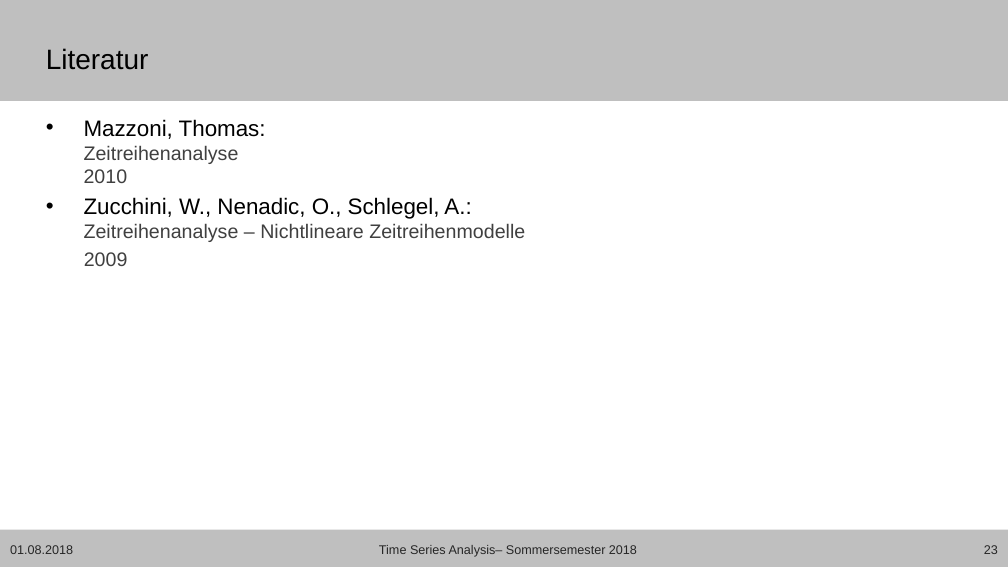
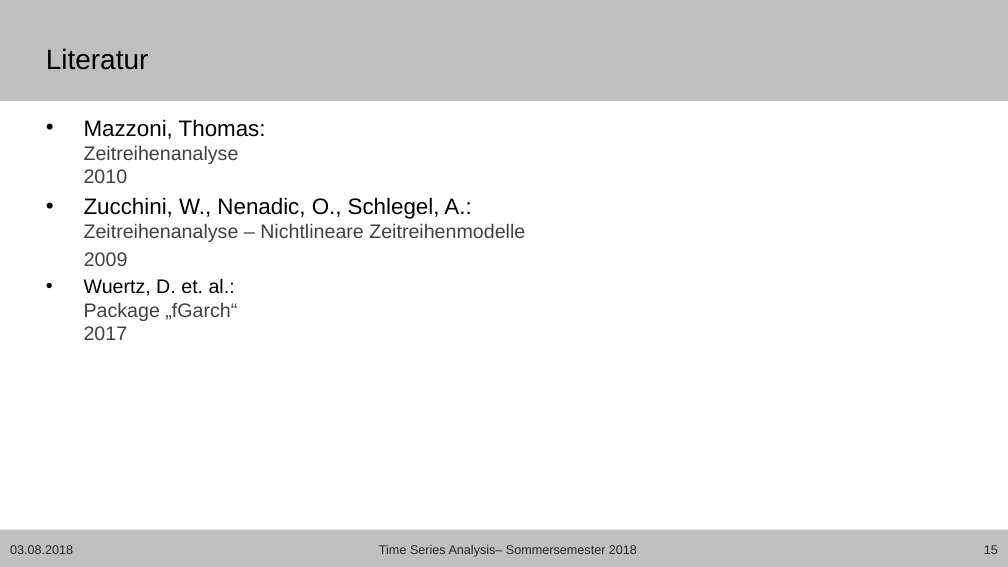
Before and after one commit to Janis90/time-series-anaysis, a slide deck: slide 15 of presentation/tsa_presentation_final.pptx (slide 23 before the commit). Drawn at 1008x567 pixels with LibreOffice and Linux fonts; fonts in the diff are those of the drawing; background and template pictures are left out. Boxes give left, top, right and bottom in pixels: in the first picture for what was removed or moved away, otherwise in the second. Text is boxed around its words. In the diff, an @@ line names an element or a change of style, - is before the commit and + after.

```diff
--- a/presentation/tsa_presentation_final.pptx
+++ b/presentation/tsa_presentation_final.pptx
@@ text at [84,278,237,340]: paragraph added @@
+• Wuertz, D. et. al.:
+  Package „fGarch“
+  2017
@@ text at [10,545,73,554]: text changed @@
-01.08.2018
+03.08.2018
@@ page number at [984,545,998,554]: text changed @@
-23
+15
```
Also in this commit, not shown: 12 other slides changed, 2 slides added, 10 slides removed.
